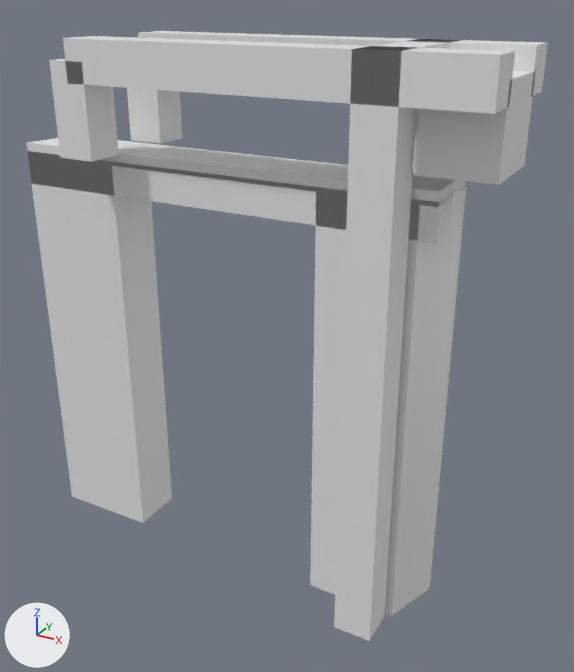
Renders of the glTF model models/hapert/hapert-brug-d15ad52a/hapert-brug-d15ad52a.glb from each side of a commit.
One viewpoint serves both versions: a 50 mm camera at (9.75, -14.83, 3.78) aimed at (1.39, 0.36, -3.82). Every picture has the same lights, and +X, +Y and +Z are marked at lower left. The older version comes first.

In view in the first picture: 'building:balans', 'building:balans 2', 'building:contragewicht', 'building:hamei', 'building:hamei 2', 'building:hangstang', 'building:hangstang 2', 'building:portaal', 'road:dek', 'road:landhoofd (aangenomen)', 'road:landhoofd (aangenomen) 2', 'road:voetpad'.
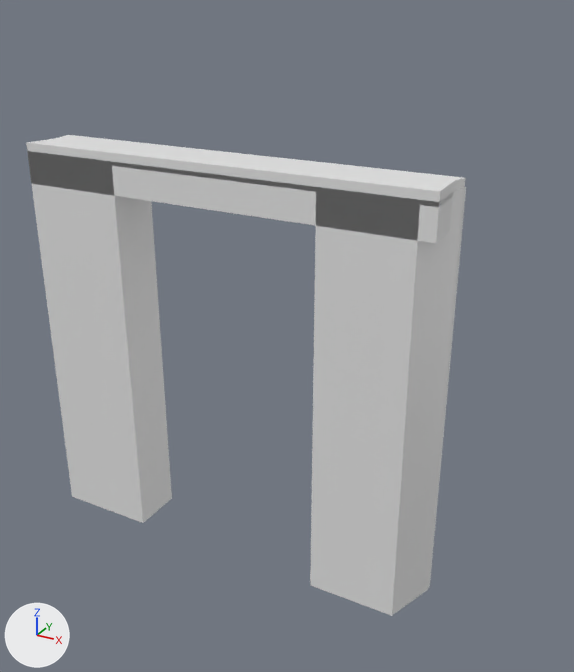
Location of each change, [x1, y1, x2, y2] in pixels of the pictures (574 x 672 px):
'building:hamei 2', deleted: before [334, 46, 417, 641]
'building:balans 2', deleted: before [63, 36, 515, 114]
'building:contragewicht', deleted: before [415, 71, 535, 185]
'building:hangstang 2', deleted: before [49, 59, 119, 162]
'building:balans', deleted: before [138, 31, 548, 97]
'building:hangstang', deleted: before [127, 88, 182, 144]
'building:portaal', deleted: before [364, 40, 453, 49]
'building:hamei', deleted: before [412, 39, 461, 172]

The edits, one by one:
Object 'building:hamei' (ob_building_hamei) is deleted.
Object 'building:hamei 2' (ob_building_hamei_2) is deleted.
Object 'building:portaal' (ob_building_portaal) is deleted.
Object 'building:balans' (ob_building_balans) is deleted.
Object 'building:hangstang' (ob_building_hangstang) is deleted.
Object 'building:balans 2' (ob_building_balans_2) is deleted.
Object 'building:hangstang 2' (ob_building_hangstang_2) is deleted.
Object 'building:contragewicht' (ob_building_contragewicht) is deleted.
